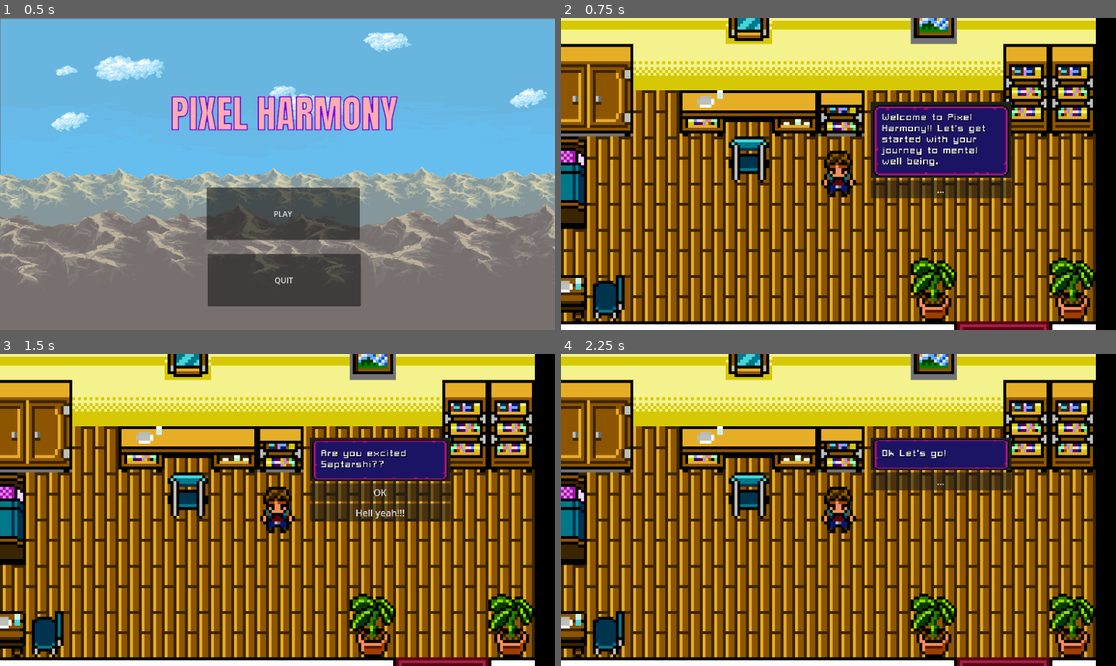
Above: before the commit, frames 1-4 (two rows, left to right).
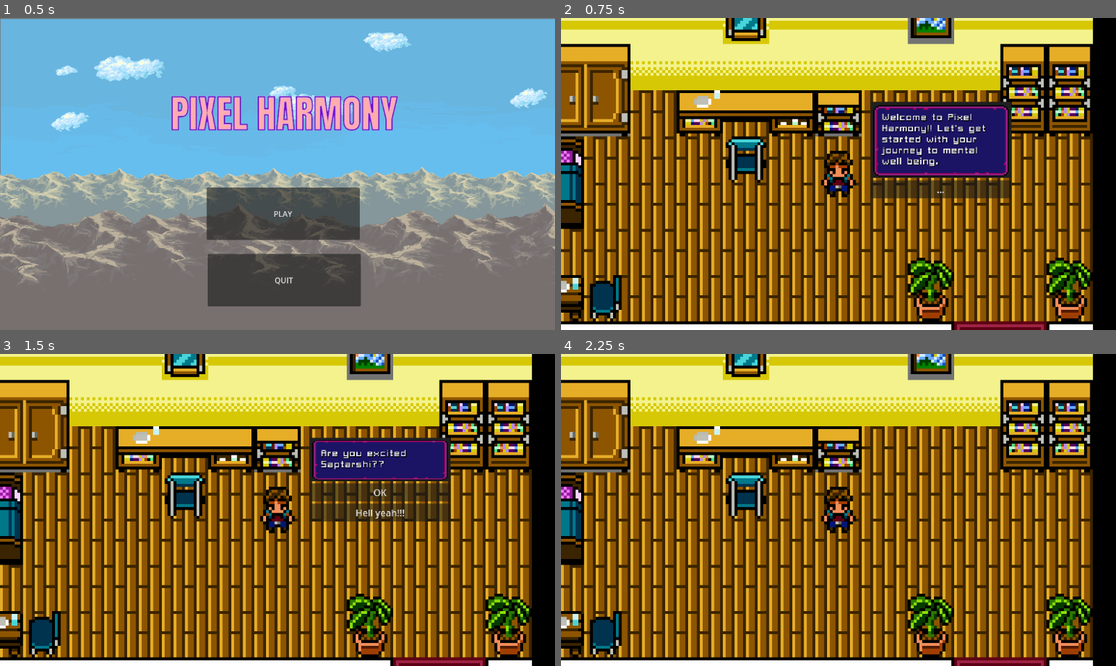
Above: after the commit, the same moments.

Repository: Mastermind-sap/nits-hacks
Game: Godot game, scene res://Main/main.tscn
Same seed, same stepped clock (60 frames per second), same inputs: the game is played once before the commit and once after it.
Inputs:
- Up to frame 1 (0.5 s): no input
- Up to frame 2 (0.75 s): click "PLAY" at 0.5 s
- Up to frame 3 (1.5 s): click "..." at 1.25 s
- Up to frame 4 (2.25 s): click "OK" at 2 s

Frame 1 is identical in both runs. In frame 2, 47% of the frame differs, in the area x 0-97%, y 0-100%; in frame 3, 48%; in frame 4, 52%.

Commit message:
Minigames added

Diff:
--- a/Player/player.gd
+++ b/Player/player.gd
@@ -9,6 +9,8 @@
 	"player_name":"Saptarshi"
 }
 func _ready():
+	position.x=Global.x
+	position.y=Global.y
 	($dialogue_out/DialogueBox/VBoxContainer/Label as Label).visible=false
 
 func get_input():
@@ -34,11 +36,11 @@
 
 
 func _on_door_body_entered(_body):
-	#await get_tree().physics_frame
+	await get_tree().physics_frame
 	get_tree().change_scene_to_file("res://maps/map_1.tscn")
 	#StageManager.changeStage(StageManager.MAP1)
-	position.x=389
-	position.y=312
+	Global.x=969
+	Global.y=442
 
 
 func _on_table_body_entered(_body):
@@ -62,8 +64,23 @@
 
 
 func _on_indoor_body_entered(_body):
-	#await get_tree().physics_frame
+	await get_tree().physics_frame
 	get_tree().change_scene_to_file("res://Scenes/home.tscn")
 	#StageManager.changeStage(StageManager.HOME)
-	position.x=157
-	position.y=104
+	Global.x=156
+	Global.y=112
+
+
+
+func _on_tennis_body_entered(body):
+	await get_tree().physics_frame
+	get_tree().change_scene_to_file("res://minigames/ping pong/scenes/game2.tscn")
+	Global.x=562
+	Global.y=366
+
+
+func _on_meditate_body_entered(body):
+	await get_tree().physics_frame
+	get_tree().change_scene_to_file("res://minigames/dodge_the_emotions/game1.tscn")
+	Global.x=654
+	Global.y=142
--- /dev/null
+++ b/global.gd
@@ -0,0 +1,4 @@
+extends  Node
+
+@export var x=103
+@export var y=74
--- a/maps/map_1.tscn
+++ b/maps/map_1.tscn
@@ -3181,6 +3181,9 @@
 [sub_resource type="RectangleShape2D" id="RectangleShape2D_i51n1"]
 size = Vector2(47, 30.5)
 
+[sub_resource type="RectangleShape2D" id="RectangleShape2D_yrhn8"]
+size = Vector2(23.25, 24)
+
 [node name="map1" type="Node2D"]
 
 [node name="StaticBody2D" type="StaticBody2D" parent="."]
@@ -3244,7 +3247,7 @@
 [node name="indoor" type="Area2D" parent="."]
 
 [node name="CollisionShape2D" type="CollisionShape2D" parent="indoor"]
-position = Vector2(975, 424)
+position = Vector2(974, 426)
 shape = SubResource("RectangleShape2D_oh72l")
 
 [node name="friend" type="Sprite2D" parent="."]
@@ -3255,12 +3258,24 @@
 frame = 1
 
 [node name="meditate" type="Area2D" parent="."]
+collision_layer = 2
+collision_mask = 2
 
 [node name="CollisionShape2D" type="CollisionShape2D" parent="meditate"]
 position = Vector2(715, 128)
 shape = SubResource("RectangleShape2D_i51n1")
 
+[node name="tennis" type="Area2D" parent="."]
+collision_layer = 2
+collision_mask = 2
+
+[node name="CollisionShape2D" type="CollisionShape2D" parent="tennis"]
+position = Vector2(556.375, 414)
+shape = SubResource("RectangleShape2D_yrhn8")
+
 [connection signal="body_entered" from="school" to="Player" method="_on_school_body_entered"]
 [connection signal="body_entered" from="tennis_friend" to="Player" method="_on_tennis_friend_body_entered"]
 [connection signal="body_entered" from="mom_call" to="Player" method="_on_mom_call_body_entered"]
 [connection signal="body_entered" from="indoor" to="Player" method="_on_indoor_body_entered"]
+[connection signal="body_entered" from="meditate" to="Player" method="_on_meditate_body_entered"]
+[connection signal="body_entered" from="tennis" to="Player" method="_on_tennis_body_entered"]
--- a/minigames/dodge_the_emotions/HUD.gd
+++ b/minigames/dodge_the_emotions/HUD.gd
@@ -15,6 +15,7 @@
 	$MessageLabel.show()
 	await get_tree().create_timer(1).timeout
 	$StartButton.show()
+	$EndButton.show()
 
 
 func update_score(score):
@@ -23,8 +24,16 @@
 
 func _on_StartButton_pressed():
 	$StartButton.hide()
+	$EndButton.hide()
 	start_game.emit()
 
 
 func _on_MessageTimer_timeout():
 	$MessageLabel.hide()
+
+
+func _on_end_button_pressed():
+	$StartButton.hide()
+	$EndButton.hide()
+	await get_tree().physics_frame
+	get_tree().change_scene_to_file("res://maps/map_1.tscn")
--- a/minigames/dodge_the_emotions/HUD.tscn
+++ b/minigames/dodge_the_emotions/HUD.tscn
@@ -25,8 +25,10 @@
 anchor_top = 0.5
 anchor_right = 1.0
 anchor_bottom = 0.5
-offset_top = -79.5
-offset_bottom = 79.5
+offset_left = 4.0
+offset_top = -217.0
+offset_right = 4.0
+offset_bottom = -48.0
 grow_horizontal = 2
 grow_vertical = 2
 theme_override_font_sizes/font_size = 60
@@ -40,10 +42,10 @@
 anchor_top = 1.0
 anchor_right = 0.5
 anchor_bottom = 1.0
-offset_left = -90.0
-offset_top = -200.0
-offset_right = 90.0
-offset_bottom = -100.0
+offset_left = -96.0
+offset_top = -338.0
+offset_right = 84.0
+offset_bottom = -238.0
 grow_horizontal = 2
 grow_vertical = 0
 theme_override_font_sizes/font_size = 60
@@ -53,5 +55,14 @@
 [node name="MessageTimer" type="Timer" parent="."]
 one_shot = true
 
+[node name="EndButton" type="Button" parent="."]
+offset_left = 480.0
+offset_top = 437.0
+offset_right = 660.0
+offset_bottom = 528.0
+theme_override_font_sizes/font_size = 60
+text = "Exit"
+
 [connection signal="pressed" from="StartButton" to="." method="_on_StartButton_pressed"]
 [connection signal="timeout" from="MessageTimer" to="." method="_on_MessageTimer_timeout"]
+[connection signal="pressed" from="EndButton" to="." method="_on_end_button_pressed"]
--- a/minigames/ping pong/scenes/game2.gd
+++ b/minigames/ping pong/scenes/game2.gd
@@ -8,14 +8,18 @@
 
 func _on_score_left_body_entered(body):
 	score[1] += 1
-	#if score[1] > 4:
-		#gameOver()
+	if score[1] > 1:
+		gameOver()
 	$Hud/CPUScore.text = "Friend "+str(score[1])
 	$BallTimer.start()
 
 func _on_score_right_body_entered(body):
 	score[0] += 1
-	#if score[0] > 4:
-		#gameOver()
+	if score[0] > 1:
+		gameOver()
 	$Hud/PlayerScore.text = "You "+str(score[0])
 	$BallTimer.start()
+
+func gameOver():
+	await get_tree().physics_frame
+	get_tree().change_scene_to_file("res://maps/map_1.tscn")
--- a/project.godot
+++ b/project.godot
@@ -19,6 +19,7 @@
 
 BgMusic="*res://background/bg_music.tscn"
 StageManager="*res://background/StageManager.tscn"
+Global="*res://global.gd"
 
 [editor_plugins]
 
--- a/widgets/dialogue/DialogueBoxScript.gd
+++ b/widgets/dialogue/DialogueBoxScript.gd
@@ -30,7 +30,8 @@
 	#print(choice_index)
 	if(!is_dialogue_done):
 		($"../EzDialogue" as EzDialogue).next(choice_index)
+		is_dialogue_done=true
 	else:
-		is_dialogue_done=false
+		#is_dialogue_done=false
 		($VBoxContainer/Label as Label).visible=false
 		clear_dialogue_box()
Not shown: 1 places in maps/map_1.tscn that only renumber resources
